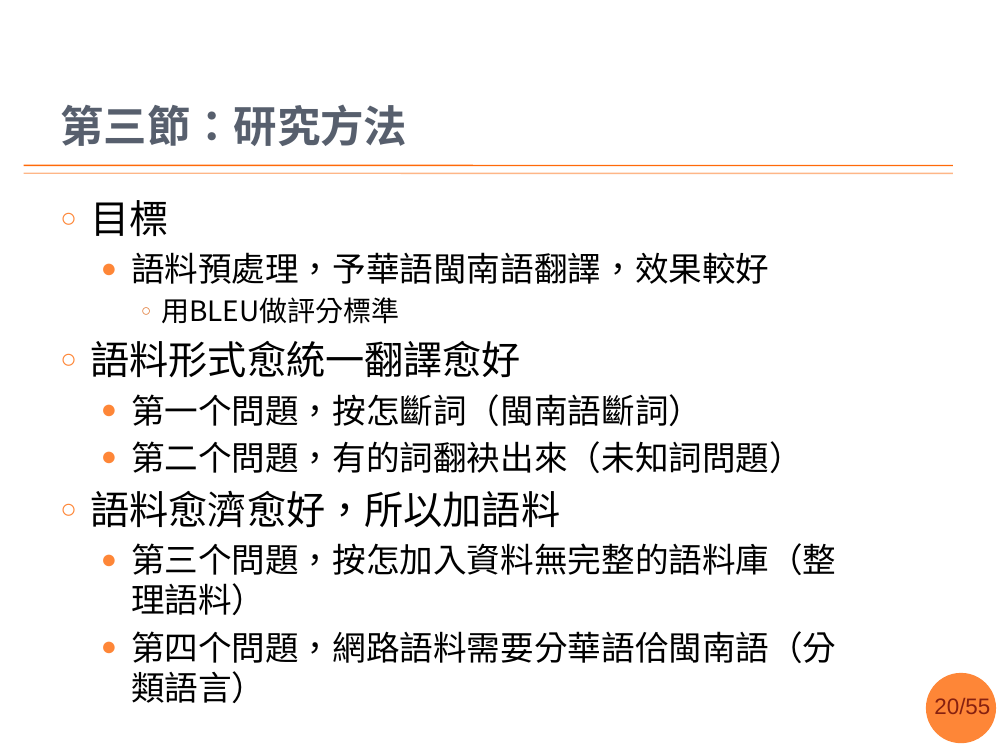
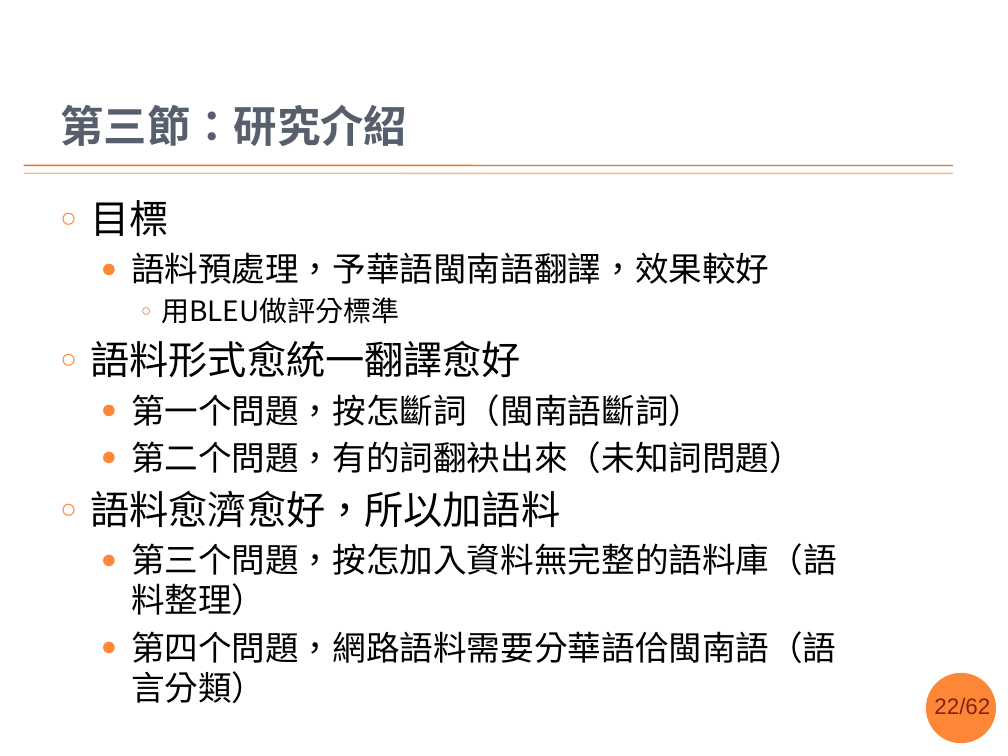
Before and after one commit to sih4sing5hong5/po3-ko3_tau5-iann2-phinn3, a slide deck: slide 22 of 翻譯報告.pptx (slide 20 before the commit). Drawn at 1008x756 pixels with LibreOffice and Linux fonts; fonts in the diff are those of the drawing; background and template pictures are left out. Boxes give left, top, right and bottom in pixels: in the first picture for what was removed or moved away, otherwise in the second. Text is boxed around its words. In the diff, an @@ line names an element or a change of style, - is before the commit and + after.

```diff
--- a/翻譯報告.pptx
+++ b/翻譯報告.pptx
@@ title at [60,105,407,146]: text changed @@
-第三節：研究方法
+第三節：研究介紹
@@ text at [131,543,837,703]: text changed @@
-  ● 第三个問題，按怎加入資料無完整的語料庫（整理語料）
-  ● 第四个問題，網路語料需要分華語佮閩南語（分類語言）
+  ● 第三个問題，按怎加入資料無完整的語料庫（語料整理）
+  ● 第四个問題，網路語料需要分華語佮閩南語（語言分類）
@@ page number at [934,698,990,714]: text changed @@
-20/55
+22/62
```
Also in this commit, not shown: 31 other slides changed, 4 slides added.
